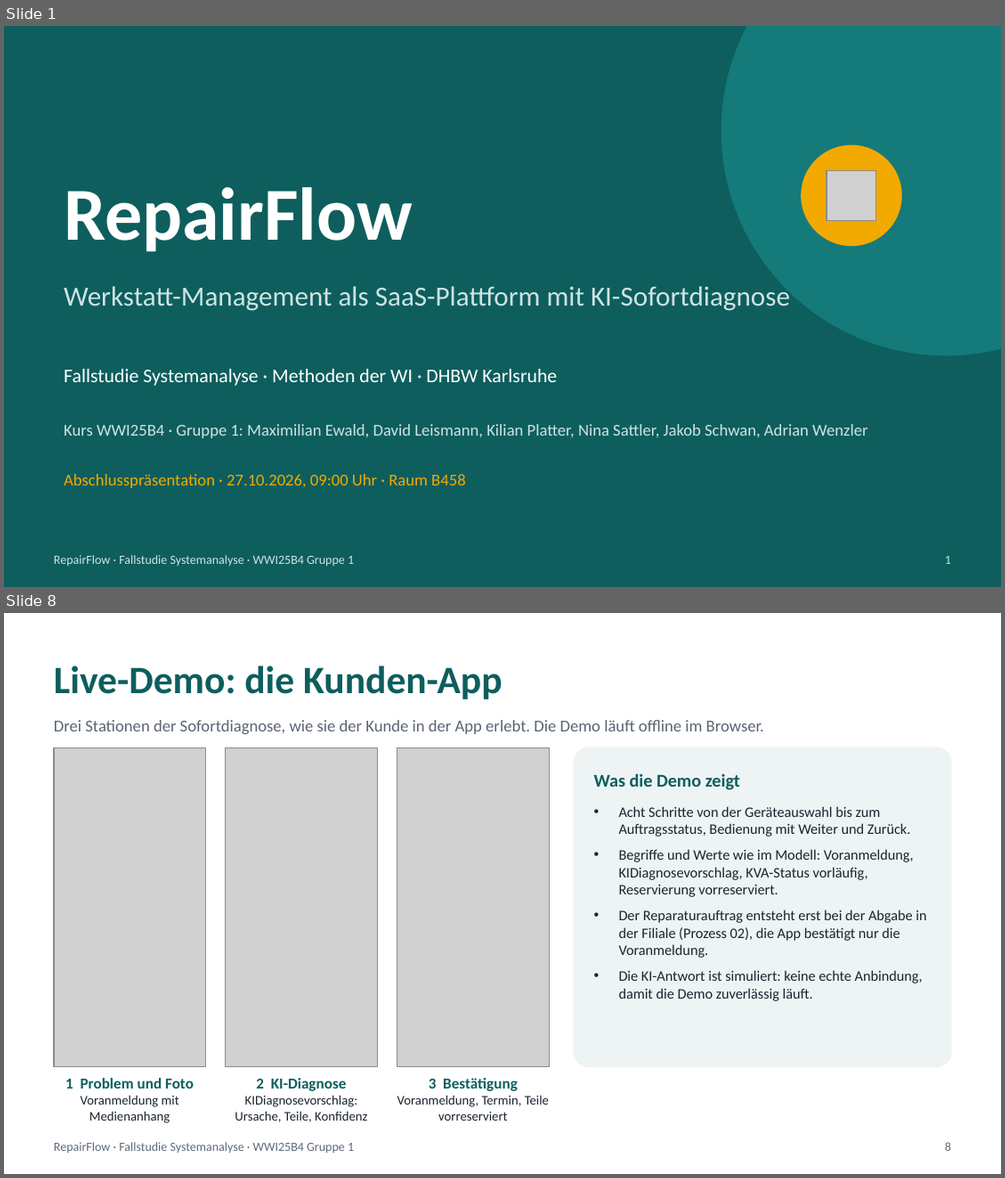
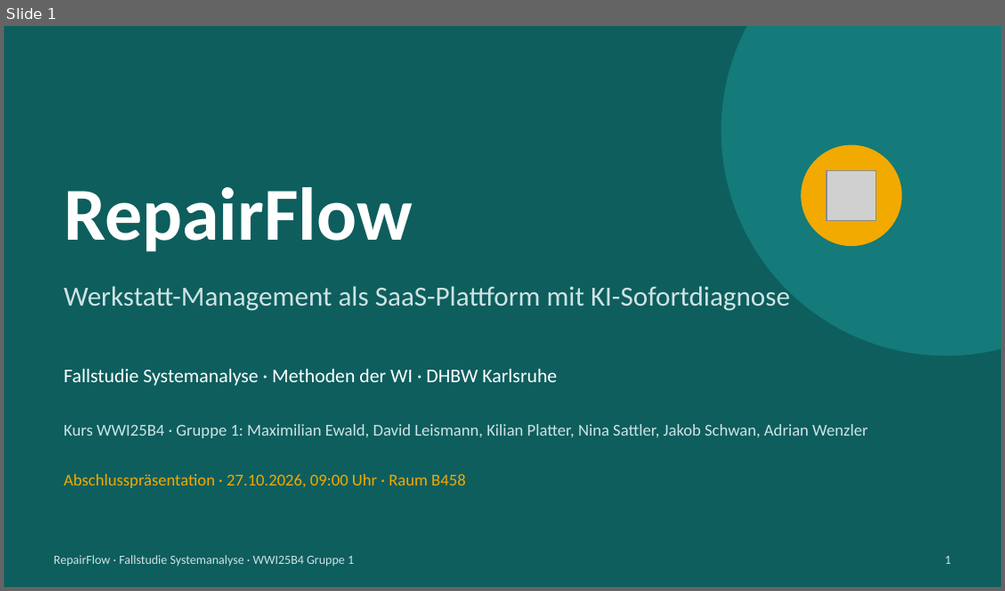
Before and after one commit to jakobschwan123-cmd/casestudy-semester-3, a slide deck: 4_praesentation/Abschlusspraesentation.pptx. Shown one above the other, each under a label of ours: slides 1 and 8 before the commit, slide 1 after it; the slides between them are not shown. The pictures are 1005x1178 and 1005x591 pixels, drawn with LibreOffice and Linux fonts; fonts in the diff are those of the drawing; grey boxes stand for pictures. Boxes give left, top, right and bottom in pixels: in the first picture for what was removed or moved away, otherwise in the second. Text is boxed around its words. In the diff, an @@ line names an element or a change of style, - is before the commit and + after.

```diff
--- a/4_praesentation/Abschlusspraesentation.pptx
+++ b/4_praesentation/Abschlusspraesentation.pptx
@@ slide 8 removed at [4, 613, 1001, 1174], background #FFFFFF @@
@@ text removed at [54, 666, 502, 699] @@
-Live-Demo: die Kunden-App
@@ text removed at [54, 720, 764, 734] @@
-Drei Stationen der Sofortdiagnose, wie sie der Kunde in der App erlebt. Die Demo läuft offline im Browser.
@@ picture removed at [54, 747, 205, 1067] @@
@@ picture removed at [226, 747, 377, 1067] @@
@@ picture removed at [396, 747, 549, 1067] @@
@@ rounded rectangle removed at [574, 747, 951, 1067] @@
@@ text removed at [594, 773, 740, 790] @@
-Was die Demo zeigt
@@ text removed at [619, 806, 926, 1001] @@
-• Acht Schritte von der Geräteauswahl bis zum Auftragsstatus, Bedienung mit Weiter und Zurück.
-• Begriffe und Werte wie im Modell: Voranmeldung, KIDiagnosevorschlag, KVA-Status vorläufig, Reservierung vorreserviert.
-• Der Reparaturauftrag entsteht erst bei der Abgabe in der Filiale (Prozess 02), die App bestätigt nur die Voranmeldung.
-• Die KI-Antwort ist simuliert: keine echte Anbindung, damit die Demo zuverlässig läuft.
@@ text removed at [65, 1078, 194, 1123] @@
-1 Problem und Foto
-Voranmeldung mit Medienanhang
@@ text removed at [235, 1078, 367, 1122] @@
-2 KI-Diagnose
-KIDiagnosevorschlag: Ursache, Teile, Konfidenz
@@ text removed at [397, 1078, 549, 1120] @@
-3 Bestätigung
-Voranmeldung, Termin, Teile vorreserviert
@@ text removed at [54, 1142, 354, 1153] @@
-RepairFlow · Fallstudie Systemanalyse · WWI25B4 Gruppe 1
@@ text removed at [945, 1142, 951, 1151] @@
-8
```
Also in this commit, not shown: 17 slides changed, 1 slide added.
